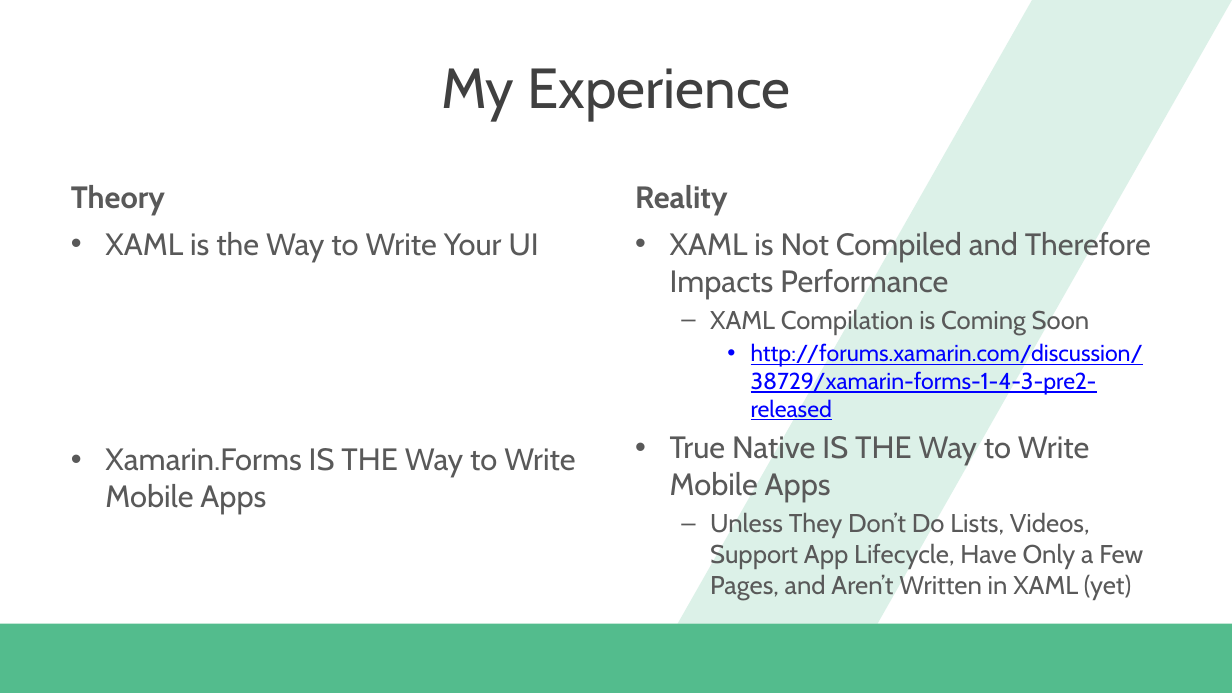
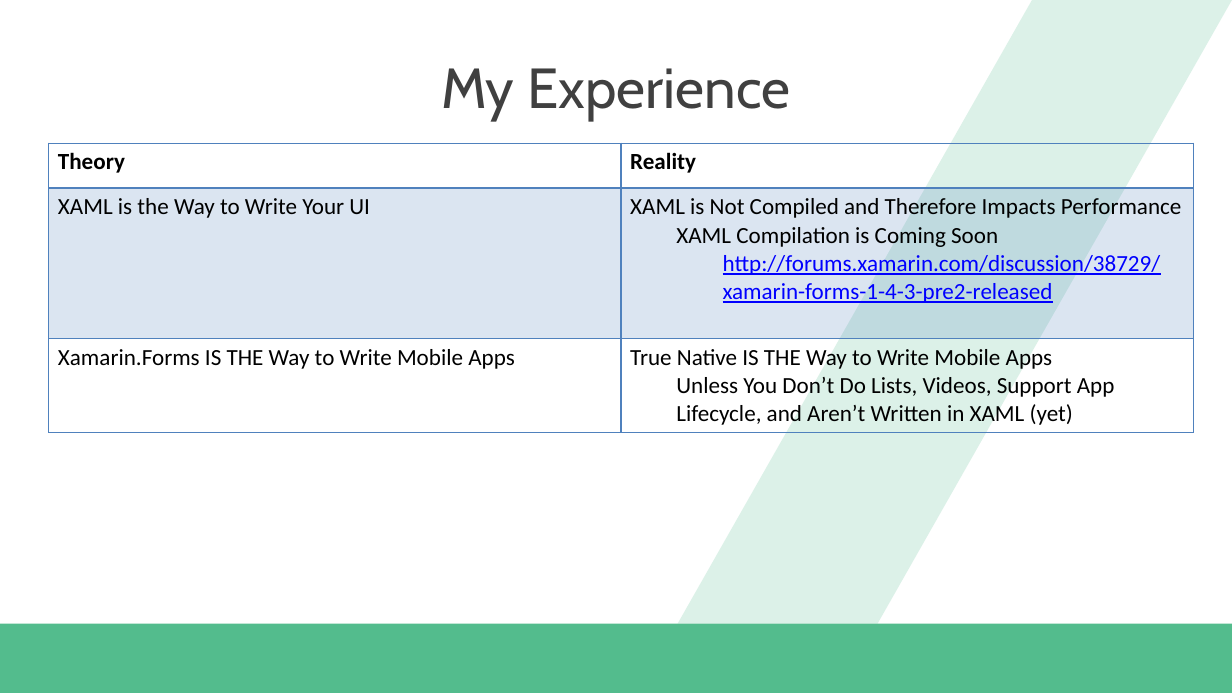
Before and after one commit to dannydwarren/PracticalXamarin, a slide deck: slide 16 of Practical Xamarin.pptx. Drawn at 1232x693 pixels with LibreOffice and Linux fonts; fonts in the diff are those of the drawing; background and template pictures are left out. Boxes give left, top, right and bottom in pixels: in the first picture for what was removed or moved away, otherwise in the second. Text is boxed around its words. In the diff, an @@ line names an element or a change of style, - is before the commit and + after.

```diff
--- a/Practical Xamarin.pptx
+++ b/Practical Xamarin.pptx
@@ table added at (x1=49, y1=143, x2=1193, y2=429), 3 rows, 2 columns @@
+Theory | Reality
+XAML is the Way to Write Your UI | XAML is Not Compiled and Therefore Impacts Performance / XAML Compilation is Coming Soon / http://forums.xamarin.com/discussion/38729/xamarin-forms-1-4-3-pre2-released
+Xamarin.Forms IS THE Way to Write Mobile Apps | True Native IS THE Way to Write Mobile Apps / Unless You Don’t Do Lists, Videos, Support App Lifecycle, and Aren’t Written in XAML (yet)
@@ text removed at (x1=71, y1=185, x2=165, y2=215) @@
-Theory
@@ text removed at (x1=635, y1=185, x2=728, y2=215) @@
-Reality
@@ text removed at (x1=105, y1=232, x2=575, y2=514) @@
-• XAML is the Way to Write Your UI
-• Xamarin.Forms IS THE Way to Write Mobile Apps
@@ text removed at (x1=670, y1=232, x2=1151, y2=600) @@
-• XAML is Not Compiled and Therefore Impacts Performance
-  – XAML Compilation is Coming Soon
-    • http://forums.xamarin.com/discussion/38729/xamarin-forms-1-4-3-pre2-released
-• True Native IS THE Way to Write Mobile Apps
-  – Unless They Don’t Do Lists, Videos, Support App Lifecycle, Have Only a Few Pages, and Aren’t Written in XAML (yet)
```
Also in this commit, not shown: 6 other slides changed.
